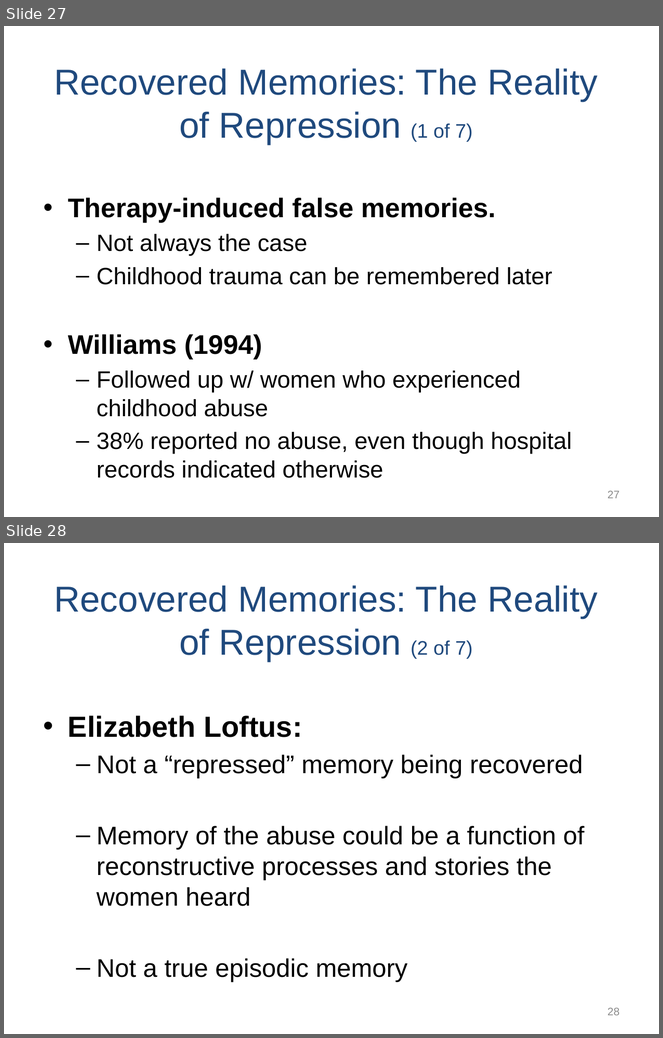
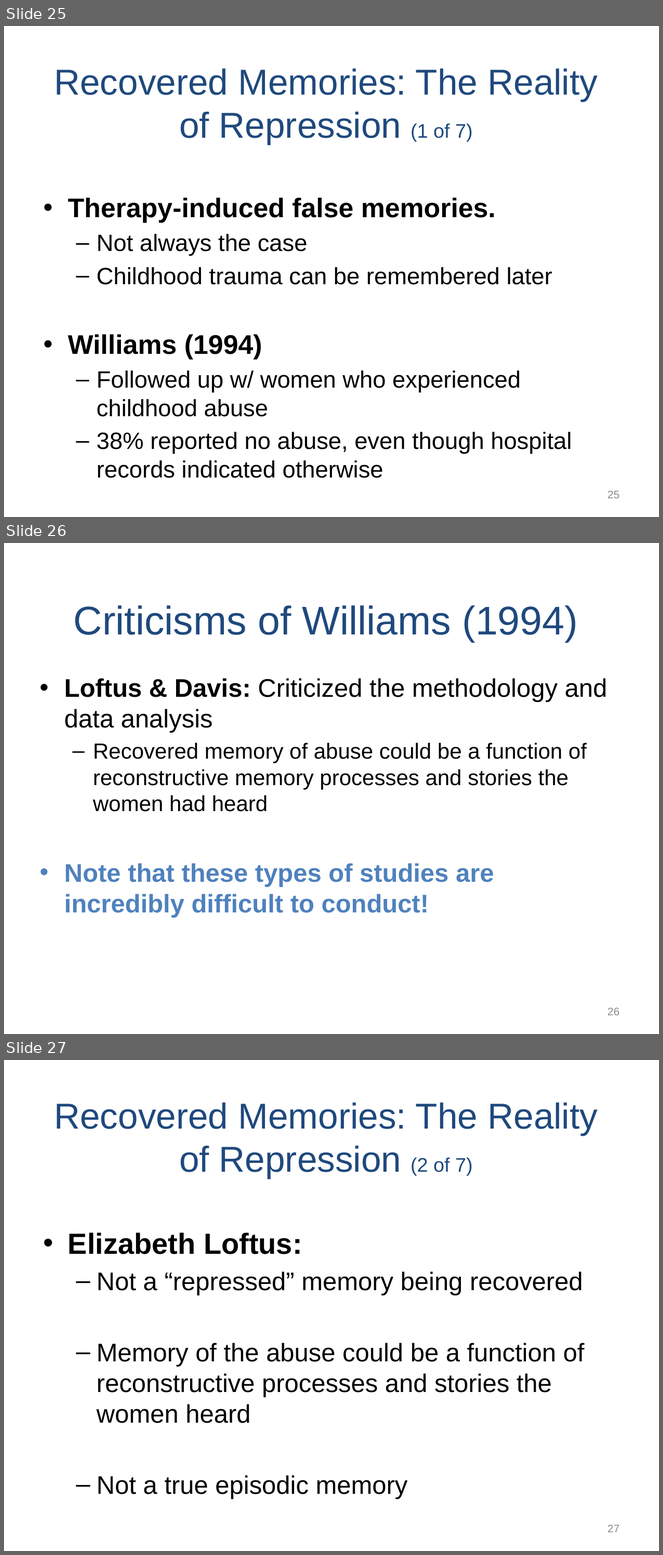
Before and after one commit to npm27/Teaching-Materials, a slide deck: Memory/Slides/Chapter 7.PPTX. Shown one above the other, each under a label of ours: slides 27 and 28 before the commit, slides 25, 26 and 27 after it. The pictures are 663x1038 and 663x1555 pixels, drawn with LibreOffice and Linux fonts; fonts in the diff are those of the drawing. Boxes give left, top, right and bottom in pixels: in the first picture for what was removed or moved away, otherwise in the second. Text is boxed around its words. In the diff, an @@ line names an element or a change of style, - is before the commit and + after.

```diff
--- a/Memory/Slides/Chapter 7.PPTX
+++ b/Memory/Slides/Chapter 7.PPTX
@@ slide 26 added at bbox=[4, 543, 659, 1034], background #FFFFFF @@
@@ title added at bbox=[73, 605, 578, 642], 44 pt, text #1F497D @@
+Criticisms of Williams (1994)
@@ text added at bbox=[64, 678, 608, 918], 28 pt, text #000000 @@
+• Loftus & Davis: Criticized the methodology and data analysis
+  – Recovered memory of abuse could be a function of reconstructive memory processes and stories the women had heard
+• Note that these types of studies are incredibly difficult to conduct!
@@ page number added at bbox=[608, 1008, 620, 1016], 12 pt, text #8C8C8C @@
+26
@@ what was slide 27 is now slide 25 @@
@@ page number at bbox=[608, 491, 620, 499]: text changed @@
-27
+25
@@ what was slide 28 is now slide 27 @@
@@ page number at bbox=[608, 1525, 620, 1533]: text changed @@
-28
+27
```
Also in this commit, not shown: 2 slides changed, 2 other slides added, 4 slides removed, 5 other files.
